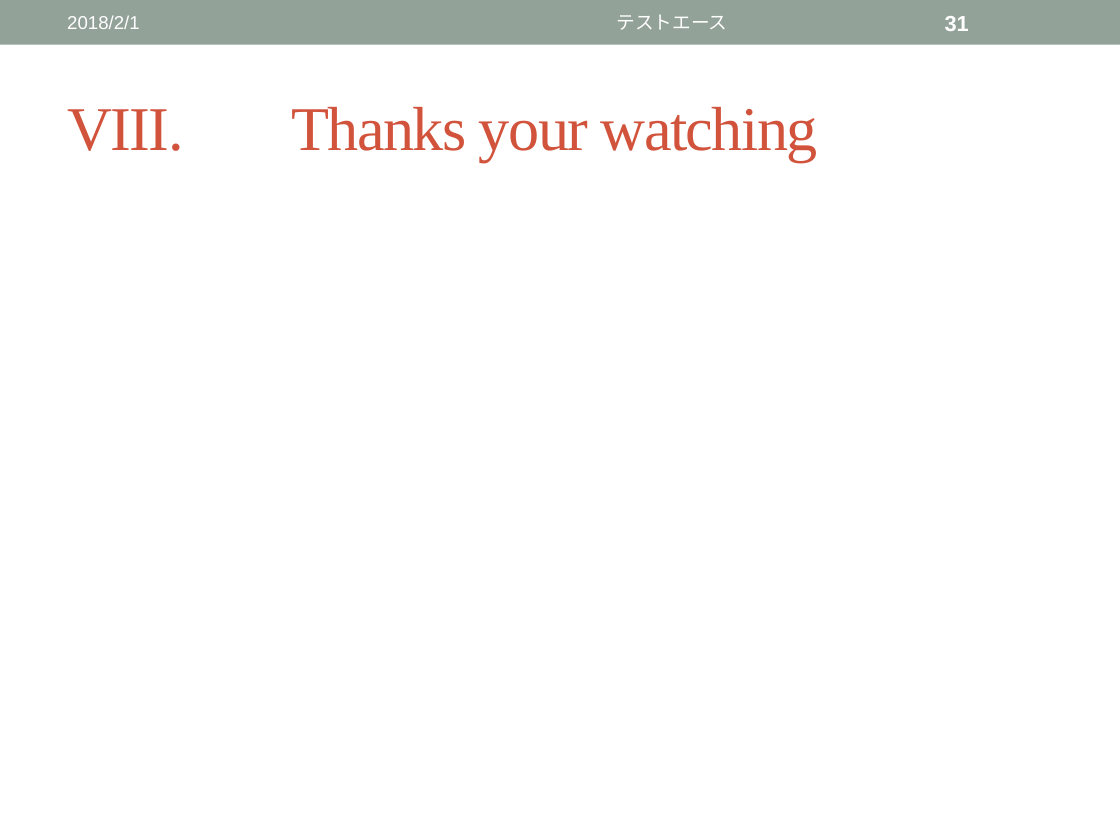
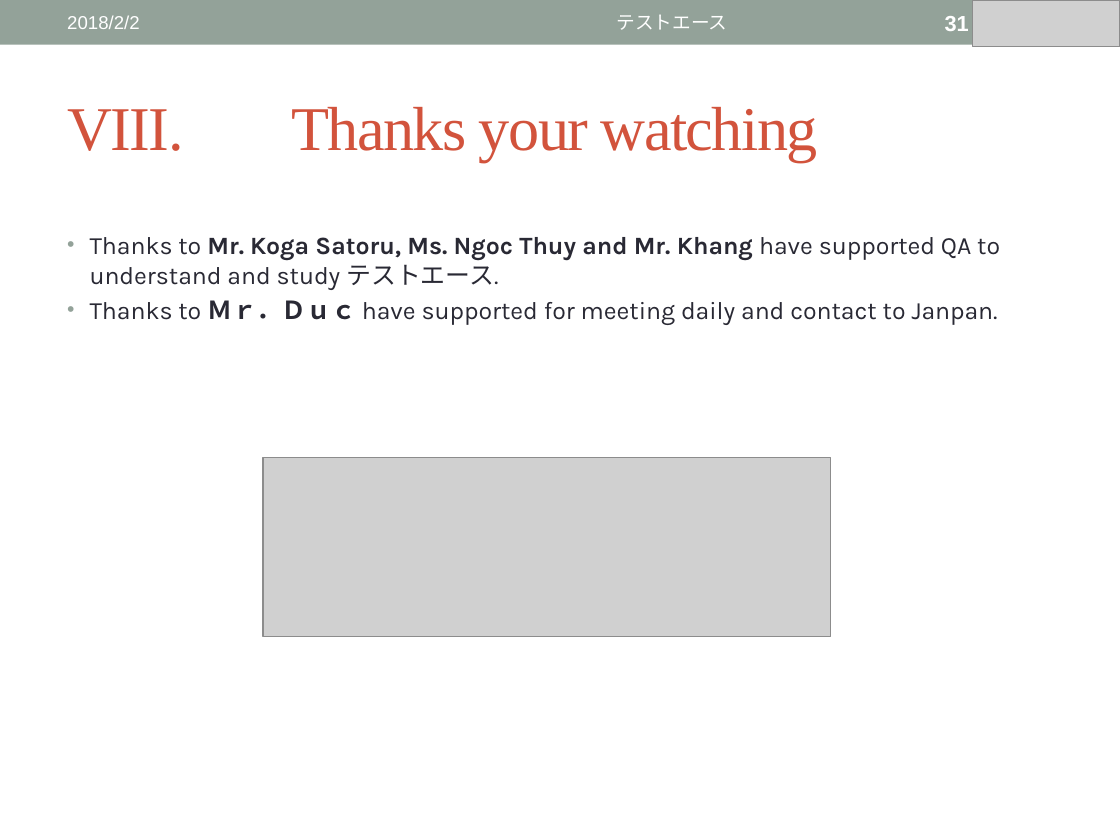
Before and after one commit to Thanhhv26/Franchise_Project, a slide deck: slide 31 of TestACE/Report TestACE_20180131.pptx. Drawn at 1120x840 pixels with LibreOffice and Linux fonts; fonts in the diff are those of the drawing; grey boxes stand for pictures. Boxes give left, top, right and bottom in pixels: in the first picture for what was removed or moved away, otherwise in the second. Text is boxed around its words. In the diff, an @@ line names an element or a change of style, - is before the commit and + after.

```diff
--- a/TestACE/Report TestACE_20180131.pptx
+++ b/TestACE/Report TestACE_20180131.pptx
@@ text at box(67, 15, 140, 29): text changed @@
-2018/2/1
+2018/2/2
@@ picture added at box(972, 0, 1120, 47) @@
@@ text added at box(90, 237, 1000, 325), 16 pt, text #292934 @@
+• Thanks to Mr. Koga Satoru, Ms. Ngoc Thuy and Mr. Khang have supported QA to understand and study テストエース.
+• Thanks to Ｍｒ．Ｄｕｃ have supported for meeting daily and contact to Janpan.
@@ picture added at box(263, 457, 831, 636) @@
```
Also in this commit, not shown: 30 other slides changed.
